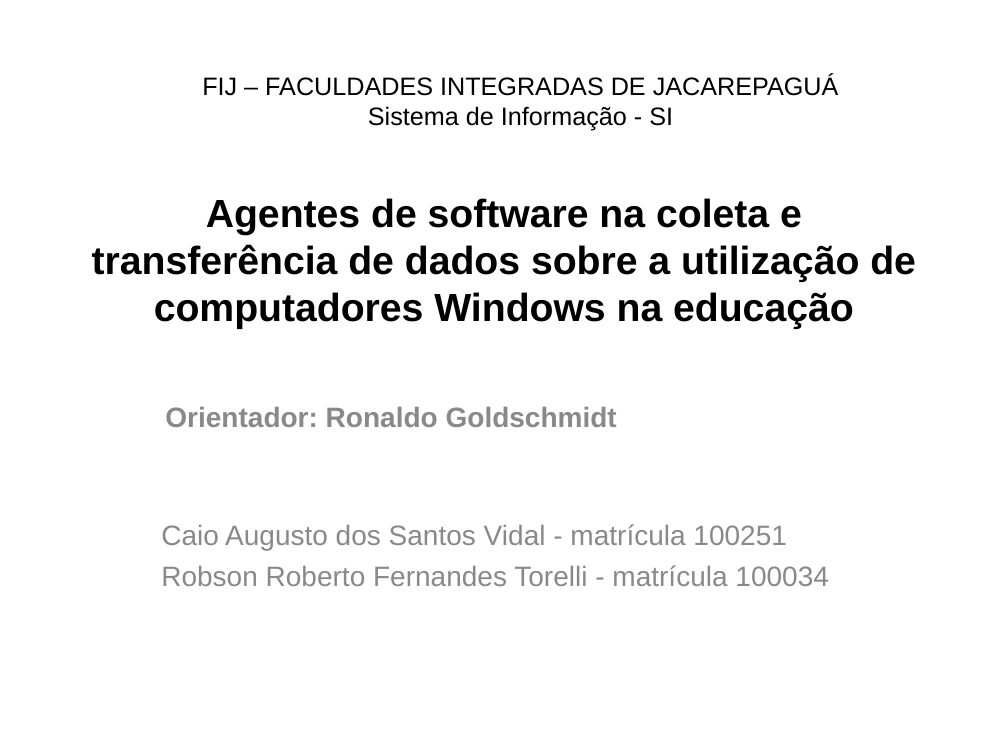
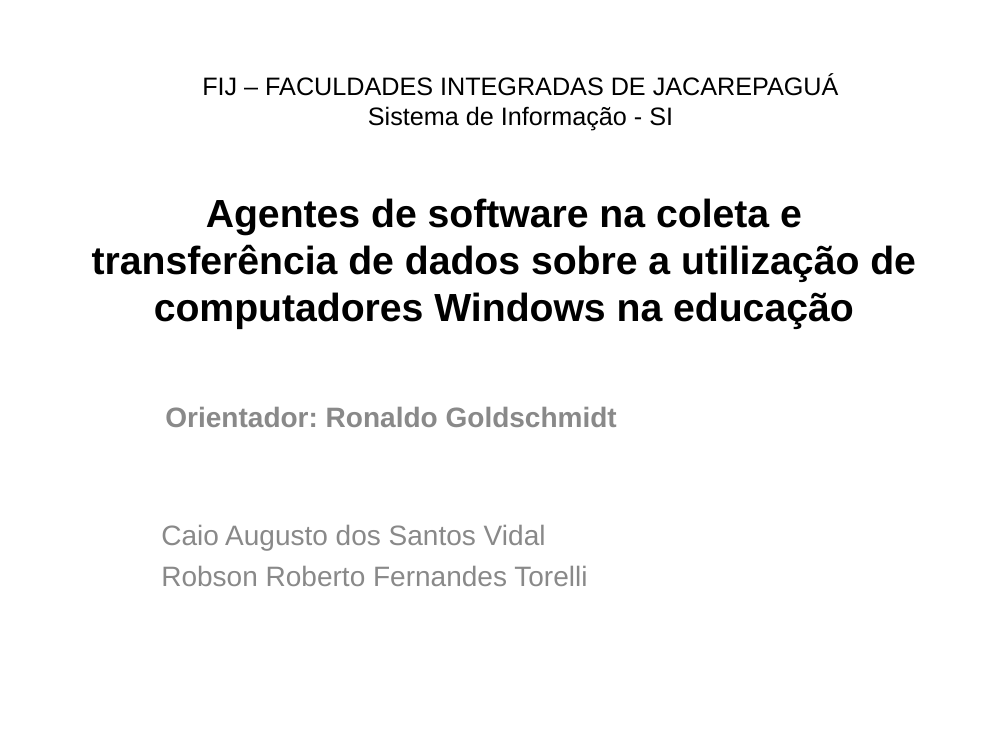
Before and after one commit to Fabricioultrasoft/tcc-fij, a slide deck: slide 1 of Apresentação TCC.ppt. Drawn at 1008x756 pixels with LibreOffice and Linux fonts; fonts in the diff are those of the drawing. Boxes give left, top, right and bottom in pixels: in the first picture for what was removed or moved away, otherwise in the second. Text is boxed around its words. In the diff, an @@ line names an element or a change of style, - is before the commit and + after.

```diff
--- a/Apresentação TCC.ppt
+++ b/Apresentação TCC.ppt
@@ subtitle at (161, 525, 587, 586): text changed @@
-Caio Augusto dos Santos Vidal - matrícula 100251
-Robson Roberto Fernandes Torelli - matrícula 100034
+Caio Augusto dos Santos Vidal
+Robson Roberto Fernandes Torelli
```
Also in this commit, not shown: 5 other slides changed, 14 slides added.
